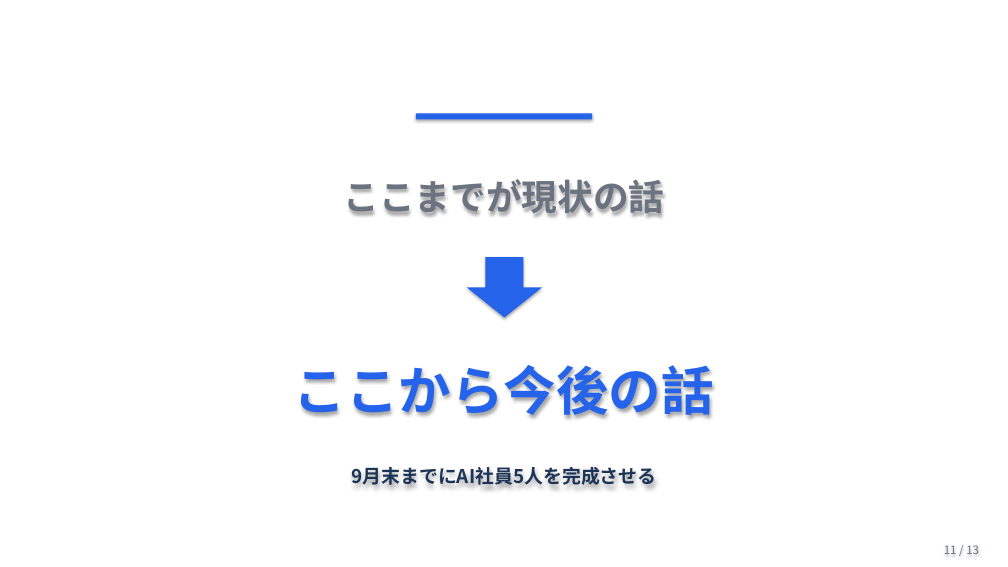
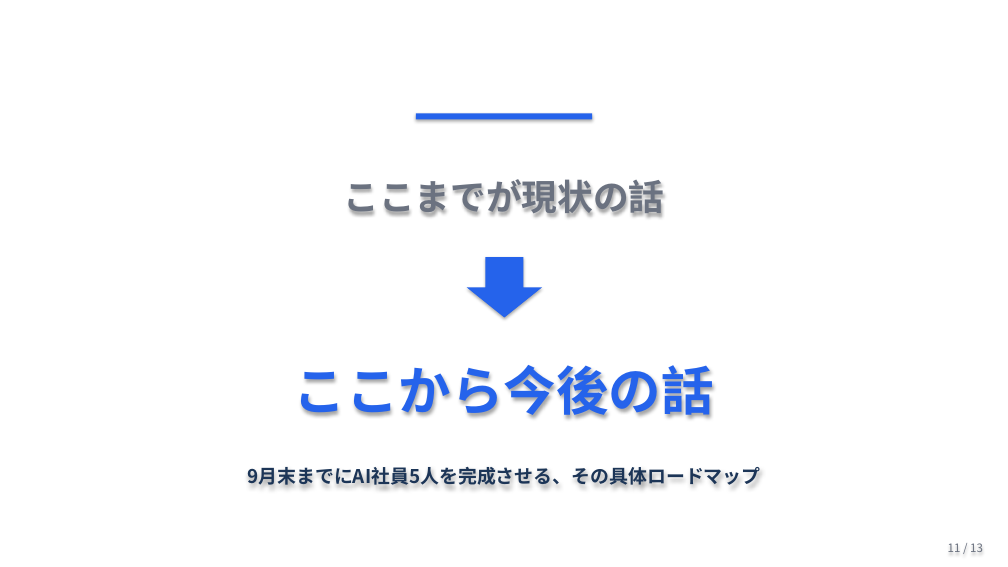
Before and after one commit to Ryunosuke-Okawa/Ryunosuke-n1, a slide deck: slide 11 of strategy/AI社員5人_発表_20260426.pptx. Drawn at 1008x567 pixels with LibreOffice and Linux fonts; fonts in the diff are those of the drawing. Boxes give left, top, right and bottom in pixels: in the first picture for what was removed or moved away, otherwise in the second. Text is boxed around its words. In the diff, an @@ line names an element or a change of style, - is before the commit and + after.

```diff
--- a/strategy/AI社員5人_発表_20260426.pptx
+++ b/strategy/AI社員5人_発表_20260426.pptx
@@ text at [247,467,760,485]: text changed @@
-9月末までにAI社員5人を完成させる
+9月末までにAI社員5人を完成させる、その具体ロードマップ
@@ text "11 / 13": place and size @@
-text "11 / 13" at [944,545,979,554]
+text "11 / 13" at [948,543,983,552]
```
Also in this commit, not shown: 3 other slides changed, 2 slides added, 2 slides removed, 2 other files.
